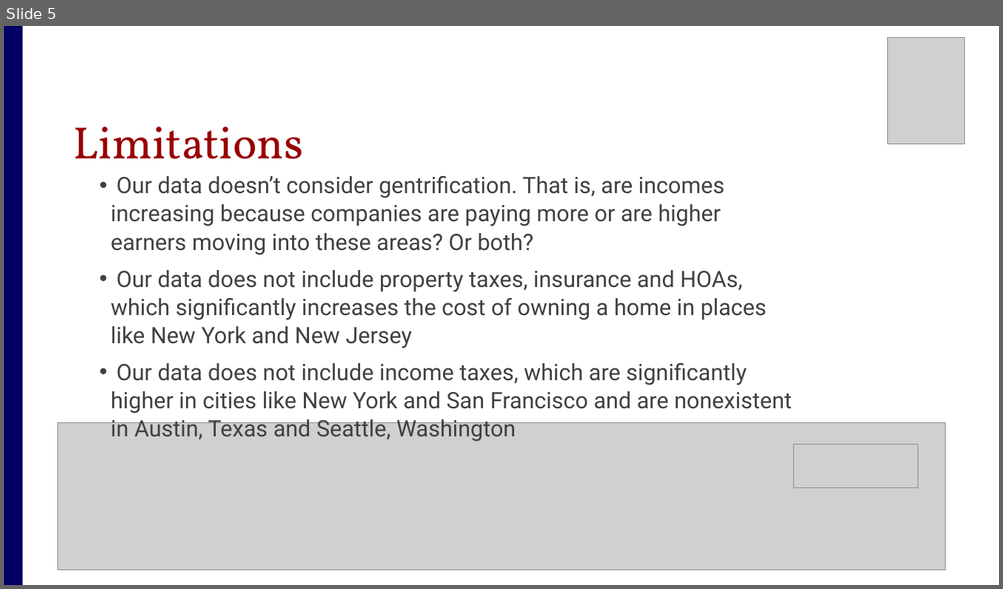
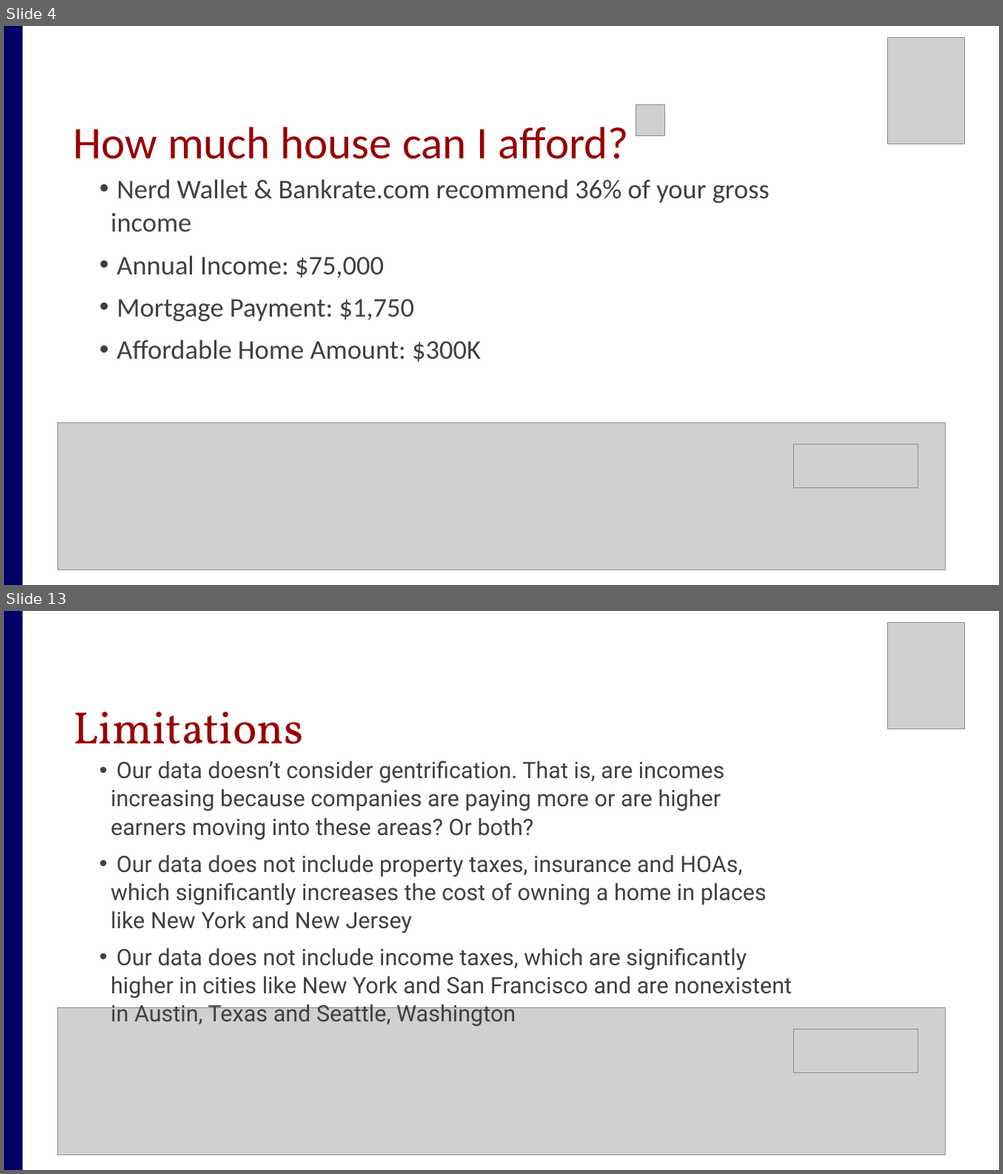
Before and after one commit to amiraligh89/RealEstate_Project1, a slide deck: RealEstate_Presentation.pptx. Shown one above the other, each under a label of ours: slide 5 before the commit, slides 4 and 13 after it; the slides between them are not shown. The pictures are 1003x589 and 1003x1174 pixels, drawn with LibreOffice and Linux fonts; fonts in the diff are those of the drawing; grey boxes stand for pictures. Boxes give left, top, right and bottom in pixels: in the first picture for what was removed or moved away, otherwise in the second. Text is boxed around its words. In the diff, an @@ line names an element or a change of style, - is before the commit and + after.

```diff
--- a/RealEstate_Presentation.pptx
+++ b/RealEstate_Presentation.pptx
@@ slide 4 added at (x1=4, y1=26, x2=999, y2=585), background #FFFFFF @@
@@ rectangle added at (x1=4, y1=26, x2=22, y2=585), fill #000066 @@
@@ picture added at (x1=887, y1=38, x2=964, y2=144) @@
@@ picture added at (x1=635, y1=104, x2=664, y2=136) @@
@@ text added at (x1=73, y1=127, x2=629, y2=159), 72 pt, text #990000 @@
+How much house can I afford?
@@ text added at (x1=111, y1=179, x2=769, y2=362), 43 pt, text #404040 @@
+• Nerd Wallet & Bankrate.com recommend 36% of your gross income
+    • Annual Income: $75,000
+    • Mortgage Payment: $1,750
+• Affordable Home Amount: $300K
@@ picture added at (x1=58, y1=423, x2=945, y2=570) @@
@@ picture added at (x1=793, y1=444, x2=917, y2=488) @@
@@ what was slide 5 is now slide 13 @@
```
Also in this commit, not shown: 4 slides changed, 7 other slides added, 3 slides removed.
